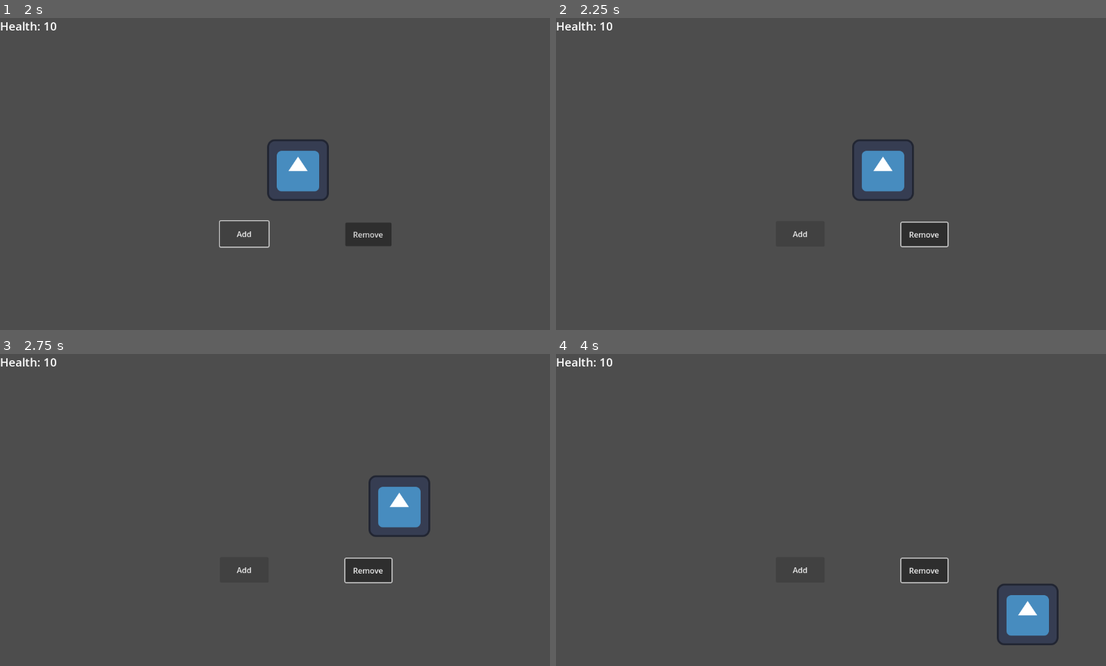
Above: before the commit, frames 1-4 (two rows, left to right).
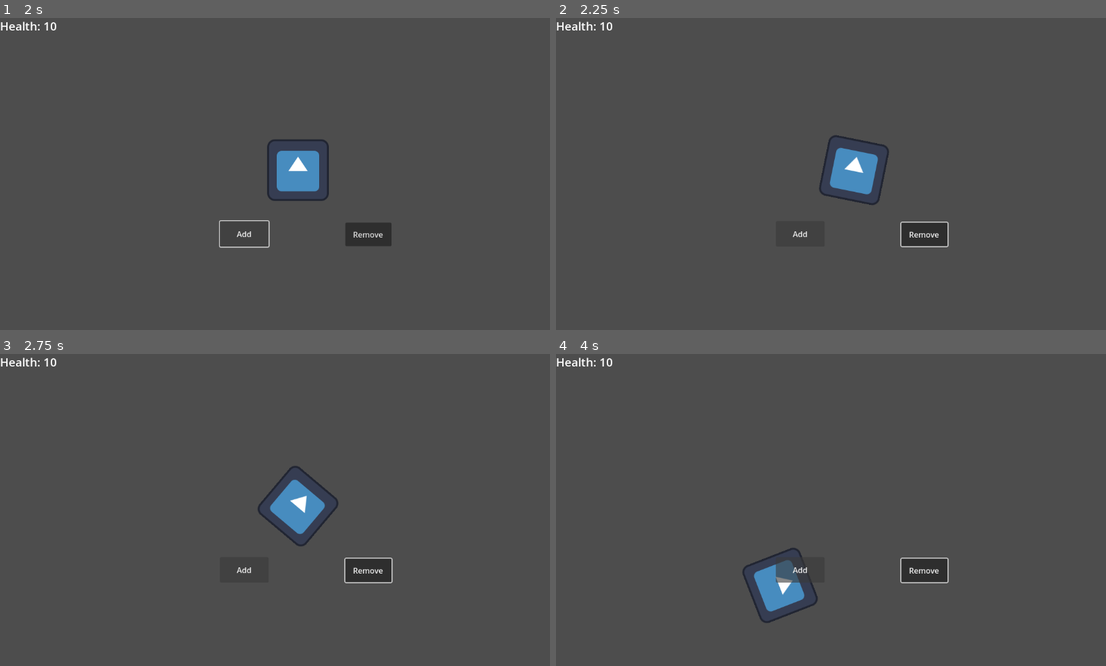
Above: after the commit, the same moments.

Repository: DacotaDeathmask/CloverJam5_2024
Game: Godot game, scene res://WritheStartScene.tscn
Same seed, same stepped clock (60 frames per second), same inputs: the game is played once before the commit and once after it. The engine's default icon, where the game draws it, is replaced by a stand-in: a white triangle on a blue panel in a dark square.
Inputs:
- Up to frame 1 (2 s): click "Remove" at 0.5 s; click "Add" at 1.25 s
- Up to frame 2 (2.25 s): tap Enter at 2 s; hold Right (ui_right) from 2.03 s (still down)
- Up to frame 3 (2.75 s): keep holding Right (ui_right)
- Up to frame 4 (4 s): release Right (ui_right) at 2.78 s; hold Down (ui_down) 2.78-3.53 s; hold Right (ui_right) from 3.53 s (still down)

Frame 1 is identical in both runs. In frame 2, 1.9% of the frame differs, in the area x 47-66%, y 37-60%; in frame 3, 2.6%, in the area x 46-79%, y 35-62%; in frame 4, 2.6%.

Commit message:
tank controls

Diff:
--- a/Player/Player.gd
+++ b/Player/Player.gd
@@ -1,6 +1,7 @@
 extends CharacterBody2D
 
 const SPEED = 300.0
+const ROTATION_SPEED = 1.0
 var health = 10
 
 signal updateUI(change)
@@ -8,17 +9,14 @@
 signal gameOver()
 
 func _physics_process(delta):
-	var Xdirection = Input.get_axis("ui_left", "ui_right")
-	var Ydirection = Input.get_axis("ui_up", "ui_down")
+	var forward_movement = Input.get_axis("ui_down", "ui_up")
+	var rotation_direction = Input.get_axis("ui_left", "ui_right")
 
-	if Xdirection:
-		velocity.x = Xdirection * SPEED
-	else:
-		velocity.x = move_toward(velocity.x, 0, SPEED)
-	if Ydirection:
-		velocity.y = Ydirection * SPEED
-	else:
-		velocity.y = move_toward(velocity.y, 0, SPEED)
+	rotation += rotation_direction * ROTATION_SPEED * delta
+
+	var movement_direction = Vector2(0, -1).rotated(rotation)
+	velocity = movement_direction * forward_movement * SPEED
+
 
 	move_and_slide()
 
